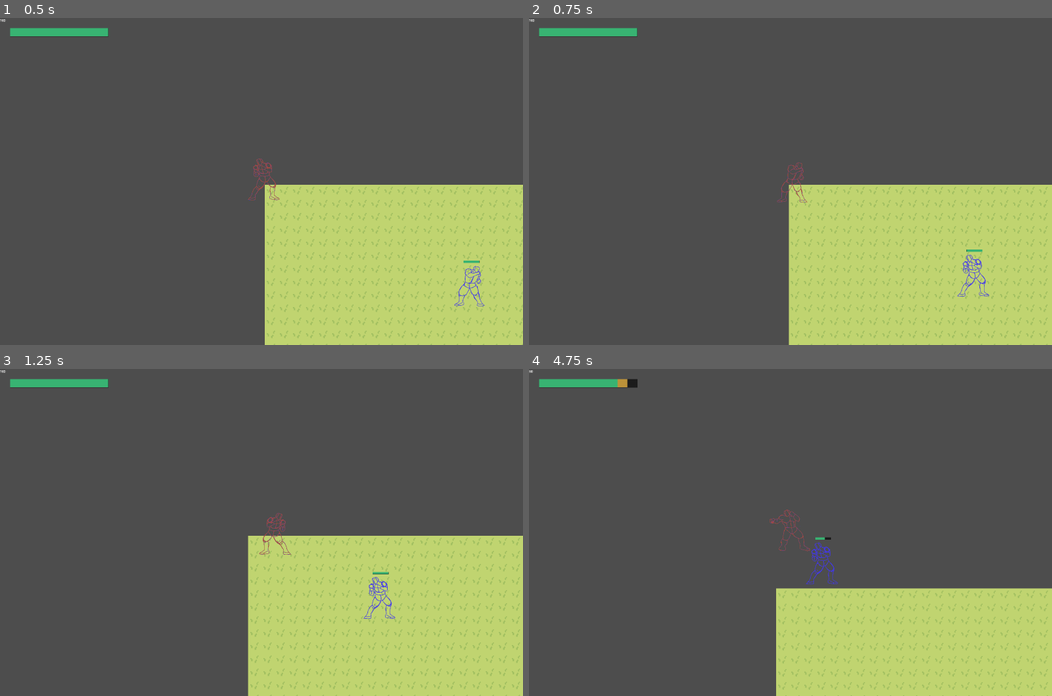
Above: before the commit, frames 1-4 (two rows, left to right).
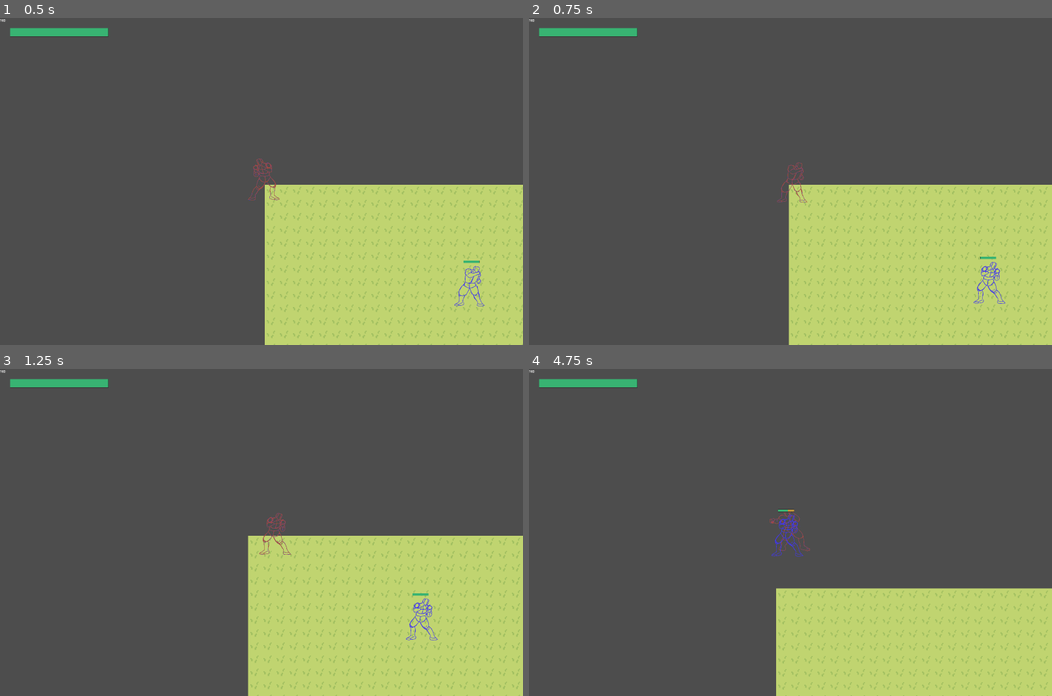
Above: after the commit, the same moments.

Repository: SanudaRanawaka/topdown
Game: Godot game, scene res://Levels/test_level.tscn
Two runs of this game, one before a commit and one after it. Both use one fixed random seed, a clock stepped at 60 frames per second and the inputs below.
Inputs (mouse positions are in pixels of both pictures, inside the frame that each line leads up to):
- Up to frame 1 (0.5 s): no input
- Up to frame 2 (0.75 s): move the mouse to (905, 165) at 0.52 s; hold D (move_right) from 0.53 s (still down); click (905, 165) at 0.6 s
- Up to frame 3 (1.25 s): keep holding D (move_right)
- Up to frame 4 (4.75 s): move the mouse to (685, 548) at 1.27 s; release D (move_right) at 1.28 s; hold S (move_down) 1.28-2.03 s; click (685, 548) at 1.35 s; move the mouse to (842, 460) at 2.02 s; hold D (move_right) 2.03-2.78 s; click (842, 460) at 2.1 s; move the mouse to (764, 597) at 2.77 s; hold W (move_up) 2.78-3.53 s; click (764, 597) at 2.85 s; move the mouse to (947, 581) at 3.52 s; hold A (move_left) from 3.53 s (still down); click (947, 581) at 3.6 s; move the mouse to (633, 483) at 4.27 s; click (633, 483) at 4.35 s

Frame 1 is identical in both runs. In frame 2, 0.4% of the frame differs, in the area x 81-92%, y 70-88%; in frame 3, 0.4%; in frame 4, 0.5%, in the area x 0-60%, y 0-66%.

Commit message:
revamp finished? also added knockback

Diff:
--- a/Characters/Hurtbox.gd
+++ b/Characters/Hurtbox.gd
@@ -1,5 +1,6 @@
 extends Area2D
-signal took_damage(amount)
+signal took_damage(amount, knockback)
 
-func take_damage(amount):
-	emit_signal("took_damage", amount)
+func take_damage(amount, knockback):
+	#print(knockback)
+	emit_signal("took_damage", amount, knockback)
--- a/Characters/enemy.gd
+++ b/Characters/enemy.gd
@@ -1,10 +1,24 @@
 extends CharacterBody2D
+#---Export Variables Start---#
+@export var move_speed : float = 300
+@export var knockback_str : int = 100
+@export var atk_power : int = 10
+@export var health : int = 100
+#---Export Variables End---#
 
-@export var move_speed : float = 0.75
-@export var knockback_str : int = 100
+#---Onready Variables Start---#
 @onready var sprite_2d = $Sprite2D
 @onready var animation_tree = $AnimationTree
 @onready var health_bar = $HealthBar
+#---Onready Variables End---#
+
+#---Variables Start---#
+var knocking_direction = Vector2.ZERO
+var knockback = Vector2.ZERO
+var mov_direction = Vector2()
+var mov_distance = Vector2()
+var see_player = false
+#---Variables End---#
 
 @onready var max_health = 100
 @onready var cur_health = max_health
@@ -12,42 +26,40 @@
 var cooldown = 1
 var is_attacking = false
 var player = null
-var player_chase = false
-var heading_towards
-var knockback_direction = Vector2.ZERO
-var knockback = Vector2.ZERO
+
 
 func _ready():
 	animation_tree.active= true
 	health_bar.init_health(100)
 
 func _physics_process(delta):
-	if cooldown >0:
-		cooldown -= 1*delta
-	velocity = Vector2.ZERO
-	if player_chase:
-		heading_towards = player.position - position
-		if(heading_towards.x < 0):
-			sprite_2d.flip_h = true
-		elif(heading_towards.x > 0):
-			sprite_2d.flip_h = false
-		if (abs(heading_towards.x) > 50 or abs(heading_towards.y) > 250):
-			position += (heading_towards*delta)*move_speed
-		if abs(heading_towards.x) < 200 and abs(heading_towards.y) < 250 and cooldown <= 0:
-			attack()
+	#---tutorial start---#
+	if health <= 0:
+		Death()
 
-	if is_attacking == false:
-		if (player_chase == false):
-			animation_tree.get("parameters/playback").travel("idle")
-		else:
-			animation_tree.get("parameters/playback").travel("walk")
-			#setting all not efficient probably better way
-		animation_tree.set("parameters/idle/BlendSpace2D/blend_position", heading_towards)
-		animation_tree.set("parameters/walk/BlendSpace2D/blend_position", heading_towards)
-		animation_tree.set("parameters/attack/BlendSpace2D/blend_position", heading_towards)
-	knockback_direction = heading_towards
-	knockback = knockback.move_toward(Vector2.ZERO,200*delta)
-	move_and_slide()
+	if see_player:
+		accelerate_towards_points(player, delta)
+		move_and_slide()
+	else:
+		animation_tree.get("parameters/playback").travel("idle")
+	knocking_direction = mov_direction
+	knockback = knockback.move_toward(Vector2.ZERO, 200*delta)
+	print(velocity)
+	print(mov_direction)
+	#---tutorial end---#
+
+func accelerate_towards_points(point, delta):
+	var movement = mov_direction * move_speed
+	mov_distance = (point.position - position)
+	mov_direction = (point.position - position).normalized()
+	if mov_distance.length() <= 10:
+		mov_direction = Vector2.ZERO
+
+	velocity = movement + (knockback * 2)
+	velocity = velocity.move_toward(mov_direction*move_speed, 200*delta)
+	animation_tree.get("parameters/playback").travel("walk")
+	animation_tree.set("parameters/idle/BlendSpace2D/blend_position", mov_direction)
+	animation_tree.set("parameters/walk/BlendSpace2D/blend_position",  mov_direction)
 
 func _on_animation_tree_animation_finished(anim_name):
 	#FOR SOME REASON THIS DOESNT RUN BUT IT STILL WORKS
@@ -59,32 +71,35 @@
 	is_attacking = true
 	cooldown = 1
 
+func _on_aggro_area_body_entered(body):
+	if body.name == "Player":
+		print("player seen")
+		see_player = true
+		player = body
 
-func _on_aggro_area_body_entered(body):
-	print("enemy sighted")
-	player = body
-	player_chase = true
+func _on_aggro_area_body_exited(body):
+	if body.name == "Player":
+		see_player = false
+		player = null
+	velocity = Vector2.ZERO
+	knockback = Vector2.ZERO
+	mov_direction = Vector2.ZERO
+	mov_distance = Vector2.ZERO
 
-
-func _on_aggro_area_body_exited(_body):
-	player = null
-	player_chase = false
-
-func apply_damage(amount):
+func _on_hurtbox_took_damage(amount, knockbacked):
 	if(armor>0):
 		amount = amount * ((100-armor)*0.01)
+	knockback = knockbacked
 	if(cur_health > amount):
 		cur_health -= amount
 		health_bar._set_health(cur_health)
 	else:
 		cur_health = 0
 		health_bar._set_health(0)
-		queue_free()
-
-
-func _on_hurtbox_took_damage(amount):
-	apply_damage(amount)
-
+		Death()
 
 func _on_range_area_entered(area):
 	area.take_damage(10)
+
+func Death():
+	queue_free()
--- a/Characters/enemy.tscn
+++ b/Characters/enemy.tscn
@@ -270,7 +270,7 @@
 offset_right = 265.0
 offset_bottom = -409.0
 
-[node name="Hurtbox" parent="." instance=ExtResource("4_xjphb")]
+[node name="Hurtbox" parent="." groups=["Enemy"] instance=ExtResource("4_xjphb")]
 collision_layer = 32
 
 [node name="CollisionShape2D" type="CollisionShape2D" parent="."]
--- a/Characters/player.gd
+++ b/Characters/player.gd
@@ -12,14 +12,18 @@
 @export var friction : float = 0.125
 @export var acceleration : int = 40
 @export var atk_number: int = 3
+@export var atk_power: int = 20
+@export var knockback_strength: int = 250
 
 #---Export Variables End---#
 #---Variables Start---#
 var is_moving = false
 var is_attacking = false
+var knockback_direction = Vector2.ZERO
+var knockback = Vector2.ZERO
 #---Variables End---#
 @onready var respawn_timer = $respawn
-
+@onready var input_dir = Vector2.ZERO
 @onready var max_health = 100
 @onready var cur_health = max_health
 var armor = 0
@@ -30,19 +34,23 @@
 	emit_signal("update_health", cur_health)
 
 
-func _physics_process(_delta):
+func _physics_process(delta):
 	#---Movement Start--#
+	if cur_health <= 0:
+		die()
+	knockback = knockback.move_toward(Vector2.ZERO, 200*delta)
 	if is_attacking == false:
 		var input_direction = Vector2(
 		Input.get_action_strength("move_right")- Input.get_action_strength("move_left"),
 		Input.get_action_strength("move_down")- Input.get_action_strength("move_up")
 		).normalized()
 
-		velocity = input_direction*move_speed
+		velocity = input_direction*move_speed + knockback
 
 		if (input_direction == Vector2.ZERO):
 			animation_tree.get("parameters/playback").travel("idle")
 		else:
+			input_dir = input_direction
 			animation_tree.get("parameters/playback").travel("walk")
 			animation_tree.set("parameters/idle/BlendSpace2D/blend_position", input_direction)
 			animation_tree.set("parameters/walk/BlendSpace2D/blend_position", input_direction)
@@ -106,14 +114,17 @@
 func move():
 	move_and_slide()
 
-
 func _on_atk_timer_timeout():
 	atk_number = 3
 	is_attacking = false
 
 #when entity hits a enemy hurtbox
 func _on_hit_box_area_entered(area):
-	area.take_damage(20)
+	if area.is_in_group("Enemy"):
+		knockback_direction = input_dir
+		print(knockback_direction.normalized())
+		area.take_damage(20,knockback_strength*knockback_direction)
+
 
 #when entity gets hit by an enemy hitbox
 func _on_hurtbox_took_damage(amount):
--- a/Characters/player.tscn
+++ b/Characters/player.tscn
@@ -463,6 +463,170 @@
 }]
 }
 
+[sub_resource type="Animation" id="Animation_6rq4q"]
+resource_name = "attacksideleft_2"
+length = 0.5
+step = 0.05
+tracks/0/type = "value"
+tracks/0/imported = false
+tracks/0/enabled = true
+tracks/0/path = NodePath("../Sprite2D:frame")
+tracks/0/interp = 1
+tracks/0/loop_wrap = true
+tracks/0/keys = {
+"times": PackedFloat32Array(0, 0.1, 0.2, 0.3, 0.4),
+"transitions": PackedFloat32Array(1, 1, 1, 1, 1),
+"update": 1,
+"values": [11, 10, 9, 8, 15]
+}
+tracks/1/type = "value"
+tracks/1/imported = false
+tracks/1/enabled = true
+tracks/1/path = NodePath("../Marker2D/HitBox/CollisionShape2D:disabled")
+tracks/1/interp = 1
+tracks/1/loop_wrap = true
+tracks/1/keys = {
+"times": PackedFloat32Array(0, 0.3, 0.5),
+"transitions": PackedFloat32Array(1, 1, 1),
+"update": 1,
+"values": [true, false, true]
+}
+tracks/2/type = "value"
+tracks/2/imported = false
+tracks/2/enabled = true
+tracks/2/path = NodePath("../Marker2D:position")
+tracks/2/interp = 1
+tracks/2/loop_wrap = true
+tracks/2/keys = {
+"times": PackedFloat32Array(0.3),
+"transitions": PackedFloat32Array(1),
+"update": 1,
+"values": [Vector2(-160, 0)]
+}
+tracks/3/type = "value"
+tracks/3/imported = false
+tracks/3/enabled = true
+tracks/3/path = NodePath("../Marker2D:rotation")
+tracks/3/interp = 1
+tracks/3/loop_wrap = true
+tracks/3/keys = {
+"times": PackedFloat32Array(0.3),
+"transitions": PackedFloat32Array(1),
+"update": 1,
+"values": [0.0]
+}
+tracks/4/type = "method"
+tracks/4/imported = false
+tracks/4/enabled = true
+tracks/4/path = NodePath("..")
+tracks/4/interp = 1
+tracks/4/loop_wrap = true
+tracks/4/keys = {
+"times": PackedFloat32Array(0.4, 0.5),
+"transitions": PackedFloat32Array(1, 1),
+"values": [{
+"args": [],
+"method": &"remove_atk_number"
+}, {
+"args": [],
+"method": &"finished_attacking"
+}]
+}
+tracks/5/type = "value"
+tracks/5/imported = false
+tracks/5/enabled = true
+tracks/5/path = NodePath("../Marker2D:scale")
+tracks/5/interp = 1
+tracks/5/loop_wrap = true
+tracks/5/keys = {
+"times": PackedFloat32Array(0.3),
+"transitions": PackedFloat32Array(1),
+"update": 1,
+"values": [Vector2(2, 2)]
+}
+
+[sub_resource type="Animation" id="Animation_oeker"]
+resource_name = "attacksideleft_3"
+length = 0.5
+step = 0.05
+tracks/0/type = "value"
+tracks/0/imported = false
+tracks/0/enabled = true
+tracks/0/path = NodePath("../Sprite2D:frame")
+tracks/0/interp = 1
+tracks/0/loop_wrap = true
+tracks/0/keys = {
+"times": PackedFloat32Array(0, 0.1, 0.2, 0.3, 0.4),
+"transitions": PackedFloat32Array(1, 1, 1, 1, 1),
+"update": 1,
+"values": [11, 10, 9, 8, 15]
+}
+tracks/1/type = "value"
+tracks/1/imported = false
+tracks/1/enabled = true
+tracks/1/path = NodePath("../Marker2D/HitBox/CollisionShape2D:disabled")
+tracks/1/interp = 1
+tracks/1/loop_wrap = true
+tracks/1/keys = {
+"times": PackedFloat32Array(0, 0.3, 0.5),
+"transitions": PackedFloat32Array(1, 1, 1),
+"update": 1,
+"values": [true, false, true]
+}
+tracks/2/type = "value"
+tracks/2/imported = false
+tracks/2/enabled = true
+tracks/2/path = NodePath("../Marker2D:position")
+tracks/2/interp = 1
+tracks/2/loop_wrap = true
+tracks/2/keys = {
+"times": PackedFloat32Array(0.3),
+"transitions": PackedFloat32Array(1),
+"update": 1,
+"values": [Vector2(-160, 0)]
+}
+tracks/3/type = "value"
+tracks/3/imported = false
+tracks/3/enabled = true
+tracks/3/path = NodePath("../Marker2D:rotation")
+tracks/3/interp = 1
+tracks/3/loop_wrap = true
+tracks/3/keys = {
+"times": PackedFloat32Array(0.3),
+"transitions": PackedFloat32Array(1),
+"update": 1,
+"values": [1.5708]
+}
+tracks/4/type = "method"
+tracks/4/imported = false
+tracks/4/enabled = true
+tracks/4/path = NodePath("..")
+tracks/4/interp = 1
+tracks/4/loop_wrap = true
+tracks/4/keys = {
+"times": PackedFloat32Array(0.4, 0.5),
+"transitions": PackedFloat32Array(1, 1),
+"values": [{
+"args": [],
+"method": &"remove_atk_number"
+}, {
+"args": [],
+"method": &"finished_attacking"
+}]
+}
+tracks/5/type = "value"
+tracks/5/imported = false
+tracks/5/enabled = true
+tracks/5/path = NodePath("../Marker2D:scale")
+tracks/5/interp = 1
+tracks/5/loop_wrap = true
+tracks/5/keys = {
+"times": PackedFloat32Array(0.3),
+"transitions": PackedFloat32Array(1),
+"update": 1,
+"values": [Vector2(1.5, 1.5)]
+}
+
 [sub_resource type="Animation" id="Animation_ek0xk"]
 resource_name = "attacksideright"
 length = 0.4
@@ -533,190 +697,6 @@
 }]
 }
 
-[sub_resource type="Animation" id="Animation_mqsje"]
-resource_name = "idle_back"
-length = 0.5
-loop_mode = 1
-tracks/0/type = "value"
-tracks/0/imported = false
-tracks/0/enabled = true
-tracks/0/path = NodePath("../Sprite2D:frame")
-tracks/0/interp = 1
-tracks/0/loop_wrap = true
-tracks/0/keys = {
-"times": PackedFloat32Array(0),
-"transitions": PackedFloat32Array(1),
-"update": 1,
-"values": [11]
-}
-
-[sub_resource type="Animation" id="Animation_nr6gq"]
-resource_name = "idle_front"
-length = 0.5
-loop_mode = 1
-tracks/0/type = "value"
-tracks/0/imported = false
-tracks/0/enabled = true
-tracks/0/path = NodePath("../Sprite2D:frame")
-tracks/0/interp = 1
-tracks/0/loop_wrap = true
-tracks/0/keys = {
-"times": PackedFloat32Array(0),
-"transitions": PackedFloat32Array(1),
-"update": 1,
-"values": [0]
-}
-
-[sub_resource type="Animation" id="Animation_wm7bn"]
-resource_name = "idlesideleft"
-length = 0.5
-loop_mode = 1
-tracks/0/type = "value"
-tracks/0/imported = false
-tracks/0/enabled = true
-tracks/0/path = NodePath("../Sprite2D:frame")
-tracks/0/interp = 1
-tracks/0/loop_wrap = true
-tracks/0/keys = {
-"times": PackedFloat32Array(0),
-"transitions": PackedFloat32Array(1),
-"update": 1,
-"values": [11]
-}
-tracks/1/type = "value"
-tracks/1/imported = false
-tracks/1/enabled = true
-tracks/1/path = NodePath("../Sprite2D:position")
-tracks/1/interp = 1
-tracks/1/loop_wrap = true
-tracks/1/keys = {
-"times": PackedFloat32Array(0, 0.5),
-"transitions": PackedFloat32Array(1, 1),
-"update": 1,
-"values": [Vector2(0, 20), Vector2(0, -15)]
-}
-tracks/2/type = "value"
-tracks/2/imported = false
-tracks/2/enabled = true
-tracks/2/path = NodePath("../Marker2D/HitBox/CollisionShape2D:disabled")
-tracks/2/interp = 1
-tracks/2/loop_wrap = true
-tracks/2/keys = {
-"times": PackedFloat32Array(0),
-"transitions": PackedFloat32Array(1),
-"update": 1,
-"values": [true]
-}
-
-[sub_resource type="Animation" id="Animation_h350b"]
-resource_name = "idlesideright"
-length = 0.5
-loop_mode = 1
-tracks/0/type = "value"
-tracks/0/imported = false
-tracks/0/enabled = true
-tracks/0/path = NodePath("../Sprite2D:frame")
-tracks/0/interp = 1
-tracks/0/loop_wrap = true
-tracks/0/keys = {
-"times": PackedFloat32Array(0),
-"transitions": PackedFloat32Array(1),
-"update": 1,
-"values": [0]
-}
-tracks/1/type = "value"
-tracks/1/imported = false
-tracks/1/enabled = true
-tracks/1/path = NodePath("../Sprite2D:position")
-tracks/1/interp = 1
-tracks/1/loop_wrap = true
-tracks/1/keys = {
-"times": PackedFloat32Array(0, 0.5),
-"transitions": PackedFloat32Array(1, 1),
-"update": 1,
-"values": [Vector2(0, -20), Vector2(0, 20)]
-}
-tracks/2/type = "value"
-tracks/2/imported = false
-tracks/2/enabled = true
-tracks/2/path = NodePath("../Marker2D/HitBox/CollisionShape2D:disabled")
-tracks/2/interp = 1
-tracks/2/loop_wrap = true
-tracks/2/keys = {
-"times": PackedFloat32Array(0),
-"transitions": PackedFloat32Array(1),
-"update": 1,
-"values": [true]
-}
-
-[sub_resource type="Animation" id="Animation_4py83"]
-resource_name = "walkback"
-length = 0.4
-loop_mode = 1
-tracks/0/type = "value"
-tracks/0/imported = false
-tracks/0/enabled = true
-tracks/0/path = NodePath("../Sprite2D:frame")
-tracks/0/interp = 1
-tracks/0/loop_wrap = true
-tracks/0/keys = {
-"times": PackedFloat32Array(0, 0.2),
-"transitions": PackedFloat32Array(1, 1),
-"update": 1,
-"values": [11, 15]
-}
-
-[sub_resource type="Animation" id="Animation_k2fup"]
-resource_name = "walkfront"
-length = 0.4
-loop_mode = 1
-tracks/0/type = "value"
-tracks/0/imported = false
-tracks/0/enabled = true
-tracks/0/path = NodePath("../Sprite2D:frame")
-tracks/0/interp = 1
-tracks/0/loop_wrap = true
-tracks/0/keys = {
-"times": PackedFloat32Array(0, 0.2),
-"transitions": PackedFloat32Array(1, 1),
-"update": 1,
-"values": [0, 1]
-}
-
-[sub_resource type="Animation" id="Animation_8pk5d"]
-resource_name = "walksideleft"
-length = 0.4
-loop_mode = 1
-tracks/0/type = "value"
-tracks/0/imported = false
-tracks/0/enabled = true
-tracks/0/path = NodePath("../Sprite2D:frame")
-tracks/0/interp = 1
-tracks/0/loop_wrap = true
-tracks/0/keys = {
-"times": PackedFloat32Array(0, 0.2),
-"transitions": PackedFloat32Array(1, 1),
-"update": 1,
-"values": [11, 15]
-}
-
-[sub_resource type="Animation" id="Animation_b0dqe"]
-resource_name = "walksideright"
-length = 0.4
-loop_mode = 1
-tracks/0/type = "value"
-tracks/0/imported = false
-tracks/0/enabled = true
-tracks/0/path = NodePath("../Sprite2D:frame")
-tracks/0/interp = 1
-tracks/0/loop_wrap = true
-tracks/0/keys = {
-"times": PackedFloat32Array(0, 0.2),
-"transitions": PackedFloat32Array(1, 1),
-"update": 1,
-"values": [0, 1]
-}
-
 [sub_resource type="Animation" id="Animation_s28yr"]
 resource_name = "attacksideright_2"
 length = 0.5
@@ -880,168 +860,188 @@
 "values": [1.5708]
 }
 
-[sub_resource type="Animation" id="Animation_6rq4q"]
-resource_name = "attacksideleft_2"
+[sub_resource type="Animation" id="Animation_mqsje"]
+resource_name = "idle_back"
 length = 0.5
-step = 0.05
-tracks/0/type = "value"
-tracks/0/imported = false
-tracks/0/enabled = true
-tracks/0/path = NodePath("../Sprite2D:frame")
-tracks/0/interp = 1
-tracks/0/loop_wrap = true
-tracks/0/keys = {
-"times": PackedFloat32Array(0, 0.1, 0.2, 0.3, 0.4),
-"transitions": PackedFloat32Array(1, 1, 1, 1, 1),
-"update": 1,
-"values": [11, 10, 9, 8, 15]
+loop_mode = 1
+tracks/0/type = "value"
+tracks/0/imported = false
+tracks/0/enabled = true
+tracks/0/path = NodePath("../Sprite2D:frame")
+tracks/0/interp = 1
+tracks/0/loop_wrap = true
+tracks/0/keys = {
+"times": PackedFloat32Array(0),
+"transitions": PackedFloat32Array(1),
+"update": 1,
+"values": [11]
+}
+
+[sub_resource type="Animation" id="Animation_nr6gq"]
+resource_name = "idle_front"
+length = 0.5
+loop_mode = 1
+tracks/0/type = "value"
+tracks/0/imported = false
+tracks/0/enabled = true
+tracks/0/path = NodePath("../Sprite2D:frame")
+tracks/0/interp = 1
+tracks/0/loop_wrap = true
+tracks/0/keys = {
+"times": PackedFloat32Array(0),
+"transitions": PackedFloat32Array(1),
+"update": 1,
+"values": [0]
+}
+
+[sub_resource type="Animation" id="Animation_wm7bn"]
+resource_name = "idlesideleft"
+length = 0.5
+loop_mode = 1
+tracks/0/type = "value"
+tracks/0/imported = false
+tracks/0/enabled = true
+tracks/0/path = NodePath("../Sprite2D:frame")
+tracks/0/interp = 1
+tracks/0/loop_wrap = true
+tracks/0/keys = {
+"times": PackedFloat32Array(0),
+"transitions": PackedFloat32Array(1),
+"update": 1,
+"values": [11]
 }
 tracks/1/type = "value"
 tracks/1/imported = false
 tracks/1/enabled = true
-tracks/1/path = NodePath("../Marker2D/HitBox/CollisionShape2D:disabled")
+tracks/1/path = NodePath("../Sprite2D:position")
 tracks/1/interp = 1
 tracks/1/loop_wrap = true
 tracks/1/keys = {
-"times": PackedFloat32Array(0, 0.3, 0.5),
-"transitions": PackedFloat32Array(1, 1, 1),
-"update": 1,
-"values": [true, false, true]
+"times": PackedFloat32Array(0, 0.5),
+"transitions": PackedFloat32Array(1, 1),
+"update": 1,
+"values": [Vector2(0, 20), Vector2(0, -15)]
 }
 tracks/2/type = "value"
 tracks/2/imported = false
 tracks/2/enabled = true
-tracks/2/path = NodePath("../Marker2D:position")
+tracks/2/path = NodePath("../Marker2D/HitBox/CollisionShape2D:disabled")
 tracks/2/interp = 1
 tracks/2/loop_wrap = true
 tracks/2/keys = {
-"times": PackedFloat32Array(0.3),
-"transitions": PackedFloat32Array(1),
-"update": 1,
-"values": [Vector2(-160, 0)]
-}
-tracks/3/type = "value"
-tracks/3/imported = false
-tracks/3/enabled = true
-tracks/3/path = NodePath("../Marker2D:rotation")
-tracks/3/interp = 1
-tracks/3/loop_wrap = true
-tracks/3/keys = {
-"times": PackedFloat32Array(0.3),
-"transitions": PackedFloat32Array(1),
-"update": 1,
-"values": [0.0]
-}
-tracks/4/type = "method"
-tracks/4/imported = false
-tracks/4/enabled = true
-tracks/4/path = NodePath("..")
-tracks/4/interp = 1
-tracks/4/loop_wrap = true
-tracks/4/keys = {
-"times": PackedFloat32Array(0.4, 0.5),
-"transitions": PackedFloat32Array(1, 1),
-"values": [{
-"args": [],
-"method": &"remove_atk_number"
-}, {
-"args": [],
-"method": &"finished_attacking"
-}]
-}
-tracks/5/type = "value"
-tracks/5/imported = false
-tracks/5/enabled = true
-tracks/5/path = NodePath("../Marker2D:scale")
-tracks/5/interp = 1
-tracks/5/loop_wrap = true
-tracks/5/keys = {
-"times": PackedFloat32Array(0.3),
-"transitions": PackedFloat32Array(1),
-"update": 1,
-"values": [Vector2(2, 2)]
-}
-
-[sub_resource type="Animation" id="Animation_oeker"]
-resource_name = "attacksideleft_3"
+"times": PackedFloat32Array(0),
+"transitions": PackedFloat32Array(1),
+"update": 1,
+"values": [true]
+}
+
+[sub_resource type="Animation" id="Animation_h350b"]
+resource_name = "idlesideright"
 length = 0.5
-step = 0.05
-tracks/0/type = "value"
-tracks/0/imported = false
-tracks/0/enabled = true
-tracks/0/path = NodePath("../Sprite2D:frame")
-tracks/0/interp = 1
-tracks/0/loop_wrap = true
-tracks/0/keys = {
-"times": PackedFloat32Array(0, 0.1, 0.2, 0.3, 0.4),
-"transitions": PackedFloat32Array(1, 1, 1, 1, 1),
-"update": 1,
-"values": [11, 10, 9, 8, 15]
+loop_mode = 1
+tracks/0/type = "value"
+tracks/0/imported = false
+tracks/0/enabled = true
+tracks/0/path = NodePath("../Sprite2D:frame")
+tracks/0/interp = 1
+tracks/0/loop_wrap = true
+tracks/0/keys = {
+"times": PackedFloat32Array(0),
+"transitions": PackedFloat32Array(1),
+"update": 1,
+"values": [0]
 }
 tracks/1/type = "value"
 tracks/1/imported = false
 tracks/1/enabled = true
-tracks/1/path = NodePath("../Marker2D/HitBox/CollisionShape2D:disabled")
+tracks/1/path = NodePath("../Sprite2D:position")
 tracks/1/interp = 1
 tracks/1/loop_wrap = true
 tracks/1/keys = {
-"times": PackedFloat32Array(0, 0.3, 0.5),
-"transitions": PackedFloat32Array(1, 1, 1),
-"update": 1,
-"values": [true, false, true]
+"times": PackedFloat32Array(0, 0.5),
+"transitions": PackedFloat32Array(1, 1),
+"update": 1,
+"values": [Vector2(0, -20), Vector2(0, 20)]
 }
 tracks/2/type = "value"
 tracks/2/imported = false
 tracks/2/enabled = true
-tracks/2/path = NodePath("../Marker2D:position")
+tracks/2/path = NodePath("../Marker2D/HitBox/CollisionShape2D:disabled")
 tracks/2/interp = 1
 tracks/2/loop_wrap = true
 tracks/2/keys = {
-"times": PackedFloat32Array(0.3),
-"transitions": PackedFloat32Array(1),
-"update": 1,
-"values": [Vector2(-160, 0)]
-}
-tracks/3/type = "value"
-tracks/3/imported = false
-tracks/3/enabled = true
-tracks/3/path = NodePath("../Marker2D:rotation")
-tracks/3/interp = 1
-tracks/3/loop_wrap = true
-tracks/3/keys = {
-"times": PackedFloat32Array(0.3),
-"transitions": PackedFloat32Array(1),
-"update": 1,
-"values": [1.5708]
-}
-tracks/4/type = "method"
-tracks/4/imported = false
-tracks/4/enabled = true
-tracks/4/path = NodePath("..")
-tracks/4/interp = 1
-tracks/4/loop_wrap = true
-tracks/4/keys = {
-"times": PackedFloat32Array(0.4, 0.5),
+"times": PackedFloat32Array(0),
+"transitions": PackedFloat32Array(1),
+"update": 1,
+"values": [true]
+}
+
+[sub_resource type="Animation" id="Animation_4py83"]
+resource_name = "walkback"
+length = 0.4
+loop_mode = 1
+tracks/0/type = "value"
+tracks/0/imported = false
+tracks/0/enabled = true
+tracks/0/path = NodePath("../Sprite2D:frame")
+tracks/0/interp = 1
+tracks/0/loop_wrap = true
+tracks/0/keys = {
+"times": PackedFloat32Array(0, 0.2),
 "transitions": PackedFloat32Array(1, 1),
-"values": [{
-"args": [],
-"method": &"remove_atk_number"
-}, {
-"args": [],
-"method": &"finished_attacking"
-}]
-}
-tracks/5/type = "value"
-tracks/5/imported = false
-tracks/5/enabled = true
-tracks/5/path = NodePath("../Marker2D:scale")
-tracks/5/interp = 1
-tracks/5/loop_wrap = true
-tracks/5/keys = {
-"times": PackedFloat32Array(0.3),
-"transitions": PackedFloat32Array(1),
-"update": 1,
-"values": [Vector2(1.5, 1.5)]
+"update": 1,
+"values": [11, 15]
+}
+
+[sub_resource type="Animation" id="Animation_k2fup"]
+resource_name = "walkfront"
+length = 0.4
+loop_mode = 1
+tracks/0/type = "value"
+tracks/0/imported = false
+tracks/0/enabled = true
+tracks/0/path = NodePath("../Sprite2D:frame")
+tracks/0/interp = 1
+tracks/0/loop_wrap = true
+tracks/0/keys = {
+"times": PackedFloat32Array(0, 0.2),
+"transitions": PackedFloat32Array(1, 1),
+"update": 1,
+"values": [0, 1]
+}
+
+[sub_resource type="Animation" id="Animation_8pk5d"]
+resource_name = "walksideleft"
+length = 0.4
+loop_mode = 1
+tracks/0/type = "value"
+tracks/0/imported = false
+tracks/0/enabled = true
+tracks/0/path = NodePath("../Sprite2D:frame")
+tracks/0/interp = 1
+tracks/0/loop_wrap = true
+tracks/0/keys = {
+"times": PackedFloat32Array(0, 0.2),
+"transitions": PackedFloat32Array(1, 1),
+"update": 1,
+"values": [11, 15]
+}
+
+[sub_resource type="Animation" id="Animation_b0dqe"]
+resource_name = "walksideright"
+length = 0.4
+loop_mode = 1
+tracks/0/type = "value"
+tracks/0/imported = false
+tracks/0/enabled = true
+tracks/0/path = NodePath("../Sprite2D:frame")
+tracks/0/interp = 1
+tracks/0/loop_wrap = true
+tracks/0/keys = {
+"times": PackedFloat32Array(0, 0.2),
+"transitions": PackedFloat32Array(1, 1),
+"update": 1,
+"values": [0, 1]
 }
 
 [sub_resource type="AnimationLibrary" id="AnimationLibrary_xulgc"]
